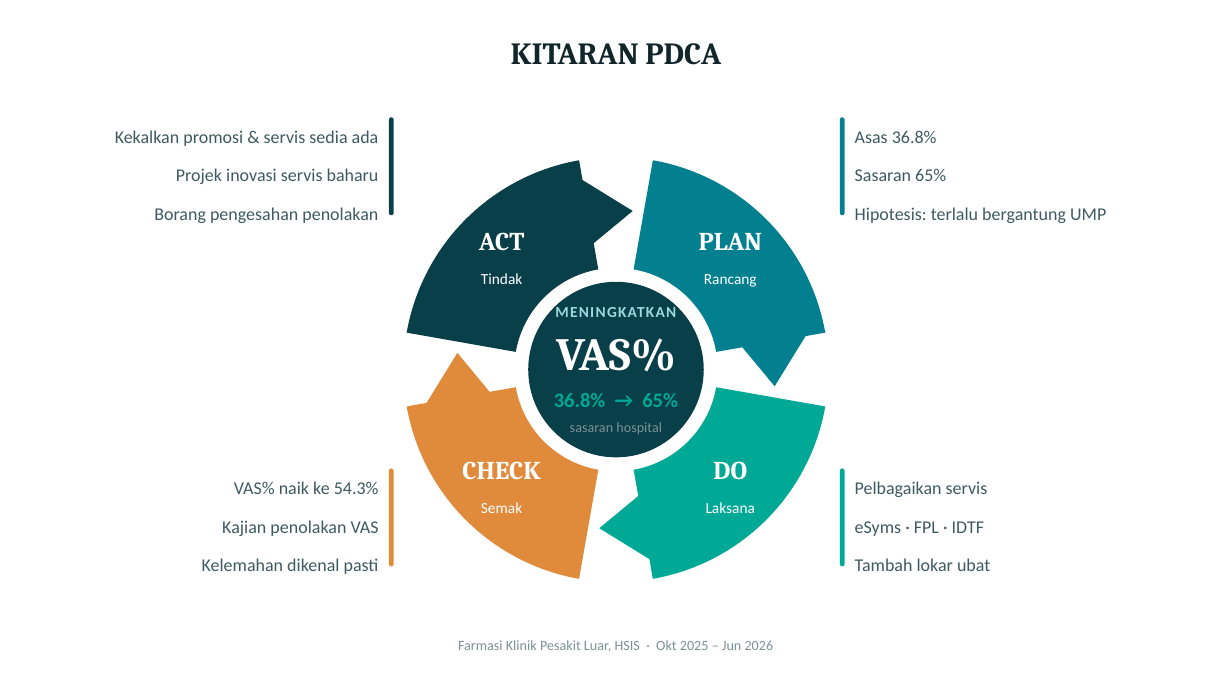
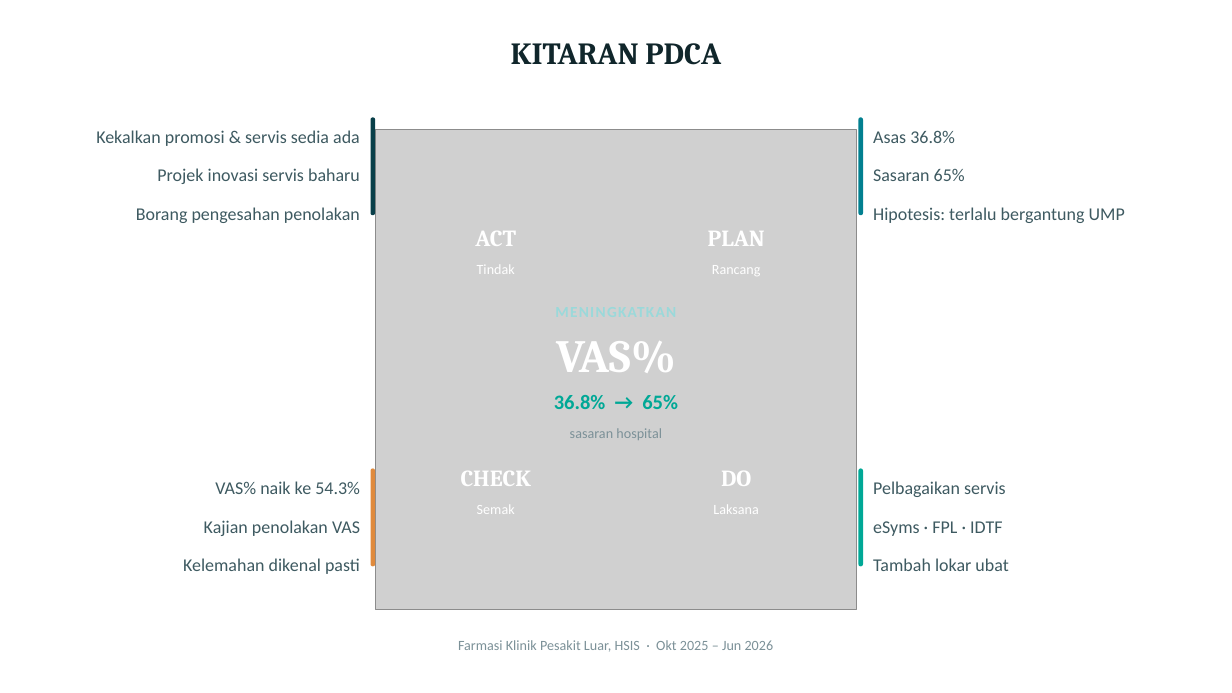
Before and after one commit to JooSzeHao/Reject-VAS, a slide deck: slide 1 of output/PDCA_VAS_Kitaran_Slaid.pptx. Drawn at 1232x693 pixels with LibreOffice and Linux fonts; fonts in the diff are those of the drawing; grey boxes stand for pictures. Boxes give left, top, right and bottom in pixels: in the first picture for what was removed or moved away, otherwise in the second. Text is boxed around its words. In the diff, an @@ line names an element or a change of style, - is before the commit and + after.

```diff
--- a/output/PDCA_VAS_Kitaran_Slaid.pptx
+++ b/output/PDCA_VAS_Kitaran_Slaid.pptx
@@ text "Kekalkan promosi & servis sedia ...": place and size @@
-text "Kekalkan promosi & servis sedia ..." at box(115, 130, 379, 223)
+text "Kekalkan promosi & servis sedia ..." at box(96, 130, 360, 223)
@@ rounded rectangle: place and size @@
-rounded rectangle at box(389, 117, 394, 215)
+rounded rectangle at box(371, 117, 375, 215)
@@ rounded rectangle: place and size @@
-rounded rectangle at box(840, 117, 845, 215)
+rounded rectangle at box(859, 117, 863, 215)
@@ text "Asas 36.8%": place and size @@
-text "Asas 36.8%" at box(855, 130, 1106, 223)
+text "Asas 36.8%" at box(873, 130, 1125, 223)
@@ picture added at box(376, 129, 857, 610) @@
@@ pie slice (boxed as its full ellipse) removed at box(404, 157, 829, 582) @@
@@ pie slice (boxed as its full ellipse) removed at box(404, 157, 829, 582) @@
@@ pie slice (boxed as its full ellipse) removed at box(404, 157, 829, 582) @@
@@ pie slice (boxed as its full ellipse) removed at box(404, 157, 829, 582) @@
@@ triangle removed at box(575, 171, 636, 254) @@
@@ text "Tindak": place and size @@
-text "Tindak" at box(481, 273, 523, 284)
+text "Tindak" at box(477, 265, 515, 274)
@@ ellipse removed at box(515, 268, 718, 471) @@
@@ size 12 to 11 pt in 4 elements at box(477, 505, 515, 514), box(713, 505, 759, 514), box(477, 265, 515, 274), box(712, 265, 761, 275) @@
@@ ellipse removed at box(529, 282, 704, 457) @@
@@ text removed at box(555, 304, 676, 317) @@
-MENINGKATKAN
@@ triangle removed at box(731, 328, 814, 389) @@
@@ triangle removed at box(418, 350, 501, 411) @@
@@ text "VAS% naik ke 54.3%": place and size @@
-text "VAS% naik ke 54.3%" at box(202, 481, 379, 574)
+text "VAS% naik ke 54.3%" at box(183, 481, 360, 574)
@@ text "sasaran hospital": place and size @@
-text "sasaran hospital" at box(570, 422, 662, 434)
+text "sasaran hospital" at box(570, 428, 662, 440)
@@ text "Pelbagaikan servis": place and size @@
-text "Pelbagaikan servis" at box(855, 481, 990, 571)
+text "Pelbagaikan servis" at box(873, 481, 1008, 571)
@@ rounded rectangle: place and size @@
-rounded rectangle at box(389, 469, 394, 567)
+rounded rectangle at box(371, 469, 375, 567)
@@ text "CHECK": place and size @@
-text "CHECK" at box(462, 461, 540, 480)
+text "CHECK" at box(461, 471, 531, 486)
@@ size 20 to 18 pt in 4 elements at box(475, 231, 516, 246), box(708, 231, 765, 246), box(461, 471, 531, 486), box(721, 471, 751, 486) @@
@@ text "DO": place and size @@
-text "DO" at box(713, 461, 747, 480)
+text "DO" at box(721, 471, 751, 486)
@@ rounded rectangle: place and size @@
-rounded rectangle at box(840, 469, 845, 567)
+rounded rectangle at box(859, 469, 863, 567)
@@ triangle removed at box(597, 485, 658, 568) @@
```
Also in this commit, not shown: 3 other files.
